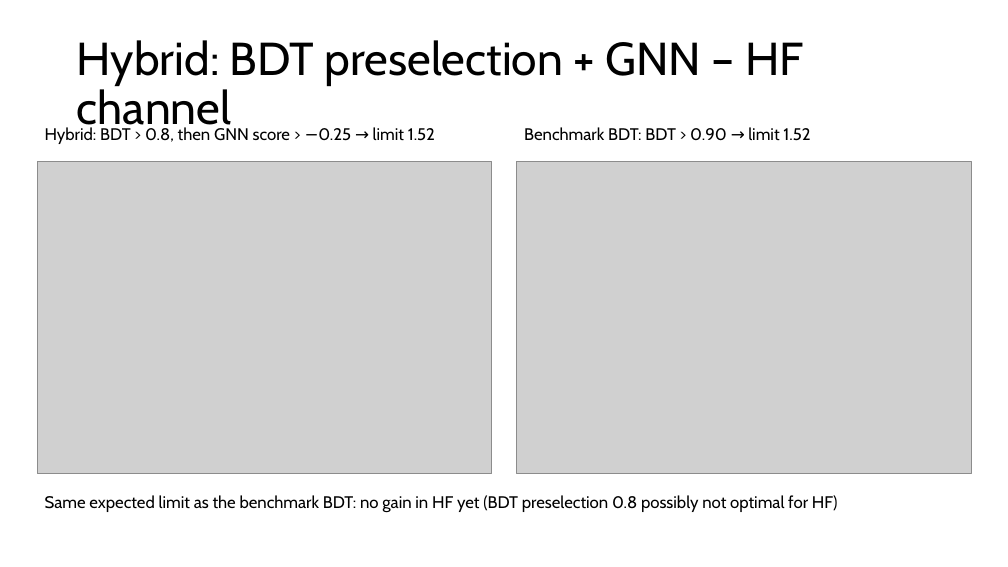
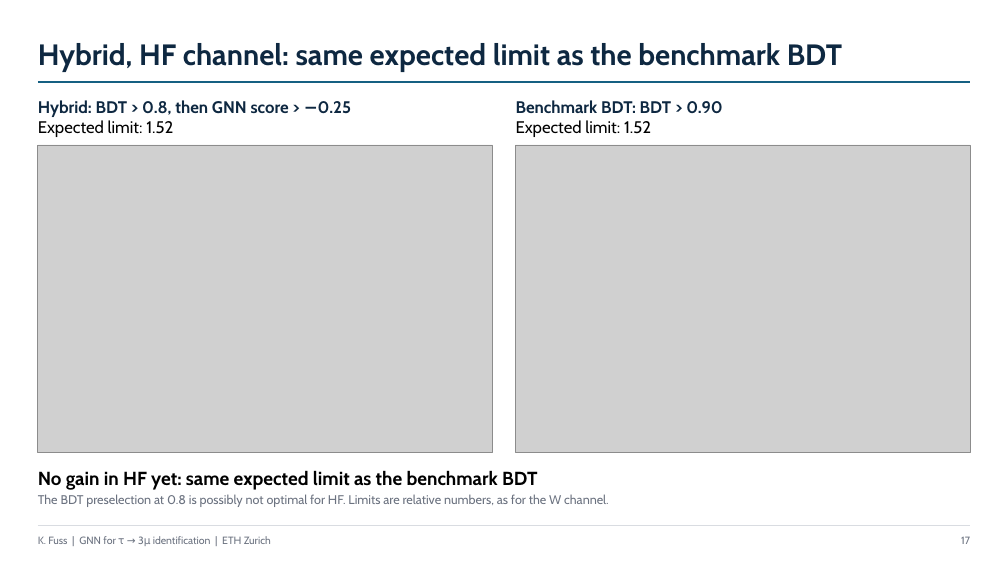
Before and after one commit to KaitoFuss/Tau3Mu_GNN, a slide deck: slide 17 of Tau3Mu_2nd_Presentation.pptx (slide 14 before the commit). Drawn at 1008x567 pixels with LibreOffice and Linux fonts; fonts in the diff are those of the drawing; grey boxes stand for pictures. Boxes give left, top, right and bottom in pixels: in the first picture for what was removed or moved away, otherwise in the second. Text is boxed around its words. In the diff, an @@ line names an element or a change of style, - is before the commit and + after.

```diff
--- a/Tau3Mu_2nd_Presentation.pptx
+++ b/Tau3Mu_2nd_Presentation.pptx
@@ title "Hybrid, HF channel: same expected ..." at box(38, 43, 842, 72): vertical alignment middle to bottom @@
@@ title at box(38, 43, 842, 72): text changed; size 44 to 28 pt; text colour #000000 to #0E2841; bold on @@
-Hybrid: BDT preselection + GNN – HF channel
+Hybrid, HF channel: same expected limit as the benchmark BDT
@@ line added from (38, 82) to (970, 82), #156082 1.25 pt @@
@@ text at box(38, 100, 351, 137): text changed; text colour #000000 to #0E2841; bold on @@
-Hybrid: BDT > 0.8, then GNN score > −0.25 → limit 1.52
+Hybrid: BDT > 0.8, then GNN score > −0.25
+Expected limit: 1.52
@@ text at box(516, 100, 723, 137): text changed; text colour #000000 to #0E2841; bold on @@
-Benchmark BDT: BDT > 0.90 → limit 1.52
+Benchmark BDT: BDT > 0.90
+Expected limit: 1.52
@@ picture at box(38, 145, 492, 453): rotation 0 to 90 degrees @@
@@ picture at box(516, 145, 970, 453): rotation 0 to 90 degrees @@
@@ text at box(38, 470, 609, 507): text changed; size 16 to 12 pt; text colour #000000 to #6B7280 @@
-Same expected limit as the benchmark BDT: no gain in HF yet (BDT preselection 0.8 possibly not optimal for HF)
+No gain in HF yet: same expected limit as the benchmark BDT
+The BDT preselection at 0.8 is possibly not optimal for HF. Limits are relative numbers, as for the W channel.
@@ line added from (38, 525) to (970, 525), #D9DCE1 0.5 pt @@
@@ text added at box(38, 536, 271, 544), 10 pt, text #6B7280 @@
+K. Fuss | GNN for τ → 3μ identification | ETH Zurich
@@ page number added at box(961, 536, 970, 544), 10 pt, text #6B7280 @@
+17
```
Also in this commit, not shown: 17 other slides changed, 8 slides added, 4 slides removed, 1 other file.
